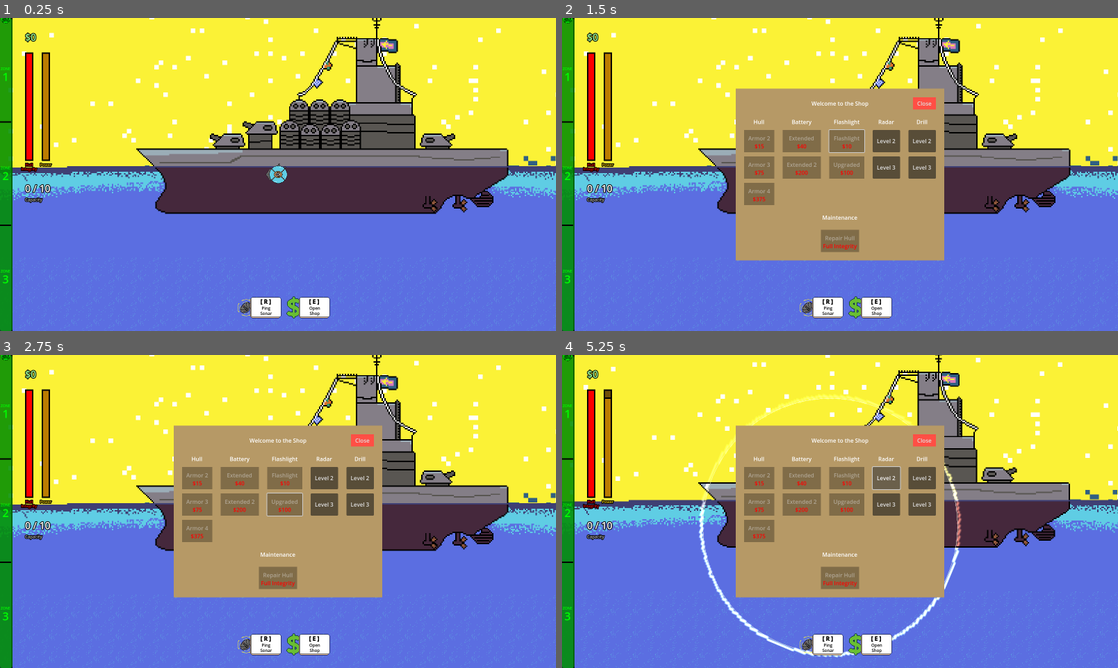
Above: before the commit, frames 1-4 (two rows, left to right).
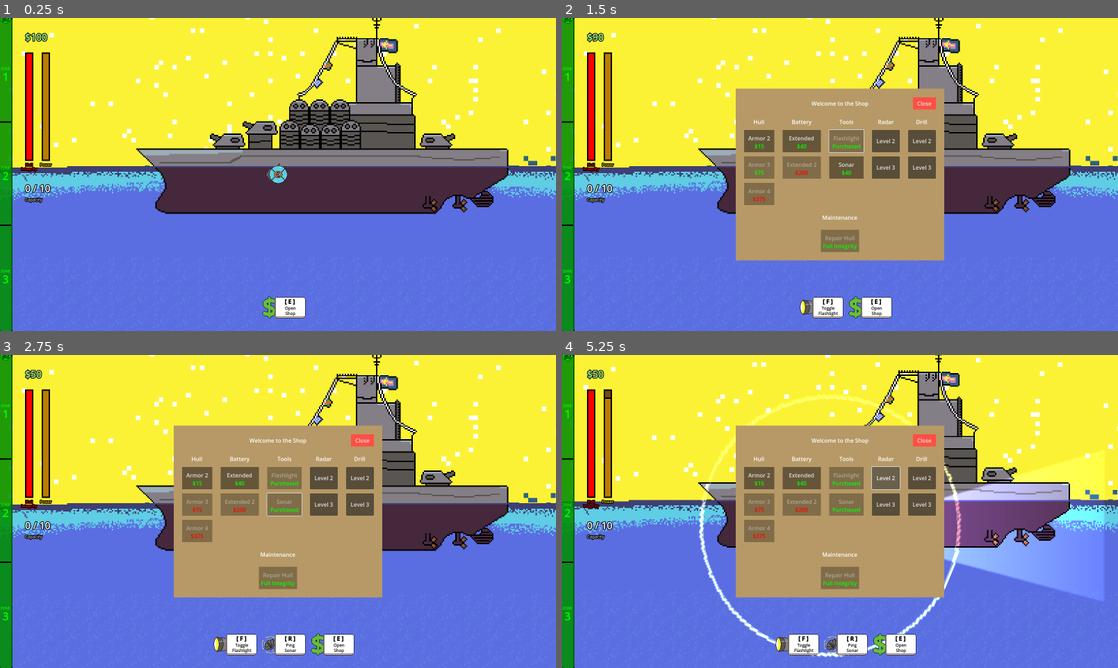
Above: after the commit, the same moments.

Repository: deruitda/ludum-dare-57
Game: Godot game, scene res://scenes/main.tscn
The game is run twice, just before and just after one commit, with the same random seed, the same clock (stepped at 60 frames per second) and the same inputs. Sound files missing from this copy of the repository are replaced by a short silence.
Inputs (mouse positions are in pixels of both pictures, inside the frame that each line leads up to):
- Up to frame 1 (0.25 s): no input
- Up to frame 2 (1.5 s): click "Open Shop" at 0.5 s; click (845, 140) at 1.25 s, where only the run after the commit has a clickable "Flashlight"
- Up to frame 3 (2.75 s): click (283, 505) at 2 s, where only the run after the commit has a clickable "Sonar"
- Up to frame 4 (5.25 s): click "Ping Sonar" at 2.75 s; click (795, 642) at 3.5 s, where only the run after the commit has a clickable "Toggle Flashlight"; click "Level 2" at 4.25 s; tap Enter at 5 s; hold D (move_right) from 5.03 s (still down); tap R at 5.1 s

The runs differ from the first frame. In frame 1, 1.0% of the frame differs, in the area x 5-60%, y 4-96%; in frame 2, 1.8%; in frame 3, 2.8%; in frame 4, 12%, in the area x 5-98%, y 4-96%.

Commit message:
moved flashlight and sonar to a Tools category in the shop, and add ability to purchase Sonar

Diff:
--- a/global/game_state.gd
+++ b/global/game_state.gd
@@ -1,6 +1,6 @@
 extends Node
 
-@export var money_collected: int = 0
+@export var money_collected: int = 100
 @export var max_cargo_weight: int = 10
 var current_cargo_weight: int = 0
 var current_cargo_value: int = 0
--- a/scenes/hud/hud.gd
+++ b/scenes/hud/hud.gd
@@ -3,6 +3,7 @@
 @onready var collected_money_rich_text = %CollectedMoneyRichText
 @onready var open_store_button = %OpenStoreButton
 @onready var toggle_flashlight_button: TextureButton = %ToggleFlashlightButton
+@onready var ping_sonar_button: TextureButton = %ActivateRadarButton
 
 func _ready() -> void:
 	SignalBus.money_collected_updated.connect(_on_signal_money_collected_updated)
@@ -14,12 +15,11 @@
 func _on_purchase_complete(shop_item: ShopItemResource):
 	if shop_item.item_resource is FlashlightResource:
 		toggle_flashlight_button.visible = true
+	elif shop_item.item_resource is RadarResource:
+		ping_sonar_button.visible = true
+
 func _on_signal_money_collected_updated() -> void:
 	set_collected_money_rich_text()
-
-func _on_open_store_button_pressed() -> void:
-	if GameState.is_player_in_shop_area:
-		SignalBus.open_shop.emit()
 
 func _on_player_entered_shop_area() -> void:
 	if !open_store_button.visible:
@@ -32,9 +32,12 @@
 func set_collected_money_rich_text():
 	collected_money_rich_text.set_text("$" + str(GameState.money_collected))
 
+func _on_open_store_button_pressed() -> void:
+	if GameState.is_player_in_shop_area:
+		SignalBus.open_shop.emit()
+
 func _on_toggle_flashlight_button_pressed() -> void:
 	SignalBus.toggle_flashlight.emit()
 
-
 func _on_activate_radar_button_pressed() -> void:
 	SignalBus.ping_sonar.emit()
--- a/scenes/hud/hud.tscn
+++ b/scenes/hud/hud.tscn
@@ -163,6 +163,7 @@
 
 [node name="ActivateRadarButton" type="TextureButton" parent="MarginContainer/ActionButtonsContainer"]
 unique_name_in_owner = true
+visible = false
 layout_mode = 2
 size_flags_horizontal = 3
 mouse_default_cursor_shape = 2
--- a/scenes/radar/radar.gd
+++ b/scenes/radar/radar.gd
@@ -5,6 +5,7 @@
 @export var increment: float = 10
 @export var cooldown_time: int = 5
 
+@export var radar_resource: RadarResource
 @export var battery: Battery
 @onready var power_consumption_component: PowerConsumptionComponent = $PowerConsumptionComponent
 
@@ -24,6 +25,7 @@
 
 func _ready() -> void:
 	SignalBus.ping_sonar.connect(_on_ping_sonar)
+	SignalBus.purchase_completed.connect(_on_purchase_completed)
 
 func _unhandled_input(event):
 	if event is InputEventKey:
@@ -58,13 +60,17 @@
 
 		circle_drawer.circle_draw(current_rad)
 
+func _on_purchase_completed(purchased_shop_item_resource: ShopItemResource) -> void:
+	if purchased_shop_item_resource.item_resource is RadarResource:
+		radar_resource = purchased_shop_item_resource.item_resource
+
 # Handle ping sonar from SignalBus
 func _on_ping_sonar() -> void:
 	if is_ready_to_scan():
 		start_scan()
 
 func is_ready_to_scan() -> bool:
-	return !is_scanning and !animated_sprite.is_playing()
+	return radar_resource and !is_scanning and !animated_sprite.is_playing()
 
 func start_scan():
 	if not battery.has_enough_power_for(power_consumption_component.power_consumption_per_use):
--- /dev/null
+++ b/scenes/radar/radar_resources/radar_resource.gd
@@ -0,0 +1,2 @@
+extends UpgradeResource
+class_name RadarResource
--- /dev/null
+++ b/scenes/radar/radar_resources/radar_resource_1.tres
@@ -0,0 +1,8 @@
+[gd_resource type="Resource" load_steps=2 format=3 uid="uid://dofmdn87thb45"]
+
+[ext_resource type="Script" uid="uid://cckmuxnja2yia" path="res://scenes/radar/radar_resources/radar_resource.gd" id="1_uxmra"]
+
+[resource]
+script = ExtResource("1_uxmra")
+is_unlocked = false
+metadata/_custom_type_script = "uid://c1fcd7xi8ywc2"
--- a/scenes/shop/shop.tscn
+++ b/scenes/shop/shop.tscn
@@ -8,8 +8,8 @@
 [ext_resource type="Resource" uid="uid://crlc6yobu7bau" path="res://scenes/shop/shop_items/battery_upgrade_extended.tres" id="6_xcdpw"]
 [ext_resource type="Resource" uid="uid://c7vo8imaw6ari" path="res://scenes/shop/shop_items/battery_upgrade_extended_2.tres" id="7_tp26b"]
 [ext_resource type="Resource" uid="uid://blkrympbkkbkx" path="res://scenes/shop/shop_items/flashlight_upgrade_1.tres" id="9_8qn5i"]
+[ext_resource type="Resource" uid="uid://wtrfeqkuieiq" path="res://scenes/shop/shop_items/radar_upgrade_1.tres" id="9_dww4p"]
 [ext_resource type="Resource" uid="uid://co2umhba5ghsu" path="res://scenes/shop/shop_items/repair_hull.tres" id="9_tp26b"]
-[ext_resource type="Resource" uid="uid://oamge6kiq2jc" path="res://scenes/shop/shop_items/flashlight_upgrade_2.tres" id="10_dww4p"]
 [ext_resource type="AudioStream" uid="uid://c7efuqdkoa0ev" path="res://assets/audio/sfx/Radar_call.wav" id="11_8qn5i"]
 
 [sub_resource type="StyleBoxFlat" id="StyleBoxFlat_7r02r"]
@@ -171,7 +171,7 @@
 
 [node name="CategoryLabel" type="Label" parent="ShopContainer/ColorRect/MarginContainer/VBoxContainer/ShopItemsContainer/FlashlightUpgradesVBoxContainer2"]
 layout_mode = 2
-text = "Flashlight"
+text = "Tools"
 horizontal_alignment = 1
 
 [node name="Flashlight" parent="ShopContainer/ColorRect/MarginContainer/VBoxContainer/ShopItemsContainer/FlashlightUpgradesVBoxContainer2" instance=ExtResource("2_qaxay")]
@@ -179,10 +179,10 @@
 text = "Flashlight"
 shop_item_resource = ExtResource("9_8qn5i")
 
-[node name="FlashlightUpgrade" parent="ShopContainer/ColorRect/MarginContainer/VBoxContainer/ShopItemsContainer/FlashlightUpgradesVBoxContainer2" instance=ExtResource("2_qaxay")]
-layout_mode = 2
-text = "Upgraded"
-shop_item_resource = ExtResource("10_dww4p")
+[node name="Sonar" parent="ShopContainer/ColorRect/MarginContainer/VBoxContainer/ShopItemsContainer/FlashlightUpgradesVBoxContainer2" instance=ExtResource("2_qaxay")]
+layout_mode = 2
+text = "Sonar"
+shop_item_resource = ExtResource("9_dww4p")
 
 [node name="RadarUpgradesVBoxContainer3" type="VBoxContainer" parent="ShopContainer/ColorRect/MarginContainer/VBoxContainer/ShopItemsContainer"]
 layout_mode = 2
--- a/scenes/shop/shop_items/flashlight_upgrade_2.tres
+++ /dev/null
@@ -1,15 +0,0 @@
-[gd_resource type="Resource" script_class="ShopItemResource" load_steps=4 format=3 uid="uid://oamge6kiq2jc"]
-
-[ext_resource type="Script" uid="uid://dq388fj72n7ck" path="res://scenes/shop/shop_items/shop_item.gd" id="1_ereq5"]
-[ext_resource type="Resource" uid="uid://fimryso8my8b" path="res://scenes/submarine/flashlight/flashlight_resources/flashlight_2.tres" id="1_h12u3"]
-[ext_resource type="Resource" uid="uid://c6lcqnvwotfnf" path="res://scenes/submarine/flashlight/flashlight_resources/flashlight_1.tres" id="3_hngt0"]
-
-[resource]
-script = ExtResource("1_ereq5")
-price = 100
-tooltip = "Upgraded flashlight"
-is_infinitely_purchaseable = false
-unlocked_by_item_resource = ExtResource("3_hngt0")
-item_resource = ExtResource("1_h12u3")
-is_initially_disabled = false
-metadata/_custom_type_script = "uid://b2lx2tpjf8cd8"
--- /dev/null
+++ b/scenes/shop/shop_items/radar_upgrade_1.tres
@@ -0,0 +1,13 @@
+[gd_resource type="Resource" script_class="ShopItemResource" load_steps=3 format=3 uid="uid://wtrfeqkuieiq"]
+
+[ext_resource type="Script" uid="uid://dq388fj72n7ck" path="res://scenes/shop/shop_items/shop_item.gd" id="1_c5u6b"]
+[ext_resource type="Resource" uid="uid://dofmdn87thb45" path="res://scenes/radar/radar_resources/radar_resource_1.tres" id="1_y2y1a"]
+
+[resource]
+script = ExtResource("1_c5u6b")
+price = 40
+tooltip = "Highlights valuables around you"
+is_infinitely_purchaseable = false
+item_resource = ExtResource("1_y2y1a")
+is_initially_disabled = false
+metadata/_custom_type_script = "uid://dq388fj72n7ck"
--- a/scenes/shop/shop_items/shop_item.gd
+++ b/scenes/shop/shop_items/shop_item.gd
@@ -6,4 +6,3 @@
 @export var is_infinitely_purchaseable: bool = false
 @export var unlocked_by_item_resource: Resource
 @export var item_resource: Resource
-@export var is_initially_disabled = false
--- a/scenes/submarine/flashlight/flashlight_resources/flashlight_2.tres
+++ /dev/null
@@ -1,11 +0,0 @@
-[gd_resource type="Resource" script_class="FlashlightResource" load_steps=3 format=3 uid="uid://fimryso8my8b"]
-
-[ext_resource type="Texture2D" uid="uid://dcrgetdsnr3rx" path="res://scenes/submarine/flashlight/flashlight_resources/flashlight_light_texture_1.png" id="1_vubwd"]
-[ext_resource type="Script" uid="uid://b2lx2tpjf8cd8" path="res://scenes/submarine/flashlight/flashlight_resources/flashlight_resource.gd" id="2_e8qhe"]
-
-[resource]
-script = ExtResource("2_e8qhe")
-light_texture = ExtResource("1_vubwd")
-is_upgraded = true
-is_unlocked = false
-metadata/_custom_type_script = "uid://b2lx2tpjf8cd8"
Not shown: 1 places in scenes/radar/radar.tscn that only renumber resources
Not shown, added: scenes/radar/radar_resources/radar_resource.gd.uid
